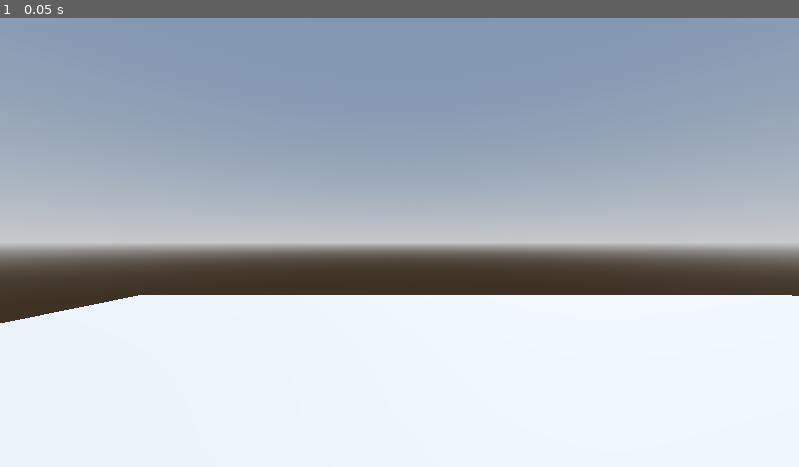
Above: before the commit, frame 1.
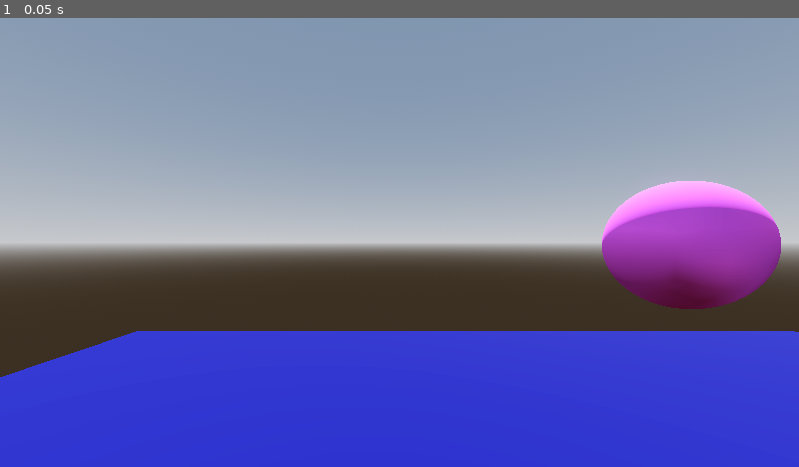
Above: after the commit, the same moment.

Repository: sjgillGit/GWJ-72
Game: Godot game, scene res://Main/main.tscn
The game is run twice, just before and just after one commit, with the same random seed, the same clock (stepped at 60 frames per second) and the same inputs.
Inputs:
- Up to frame 1 (0.05 s): no input

The runs differ from the first frame. In frame 1, 42% of the frame differs, in the area x 0-100%, y 36-100%.

Commit message:
Merging from main

Diff:
--- a/Main/main.tscn
+++ b/Main/main.tscn
@@ -1,6 +1,14 @@
-[gd_scene load_steps=6 format=3 uid="uid://ddstceosmps01"]
+[gd_scene load_steps=10 format=3 uid="uid://chlqm32ygjaun"]
 
 [ext_resource type="PackedScene" uid="uid://bsn01rtw5uxs1" path="res://Main/Player/Player.tscn" id="1_w3tok"]
+[ext_resource type="PackedScene" uid="uid://cvbxx1qf0nyrs" path="res://PrivateDevRoom/VampireCharacter.tscn" id="2_e6sri"]
+
+[sub_resource type="StandardMaterial3D" id="StandardMaterial3D_mq2mt"]
+albedo_color = Color(1, 0.380392, 1, 1)
+
+[sub_resource type="SphereMesh" id="SphereMesh_cn6cx"]
+lightmap_size_hint = Vector2i(17, 9)
+material = SubResource("StandardMaterial3D_mq2mt")
 
 [sub_resource type="ProceduralSkyMaterial" id="ProceduralSkyMaterial_lqo7k"]
 sky_horizon_color = Color(0.64625, 0.65575, 0.67075, 1)
@@ -15,9 +23,18 @@
 tonemap_mode = 2
 glow_enabled = true
 
+[sub_resource type="StandardMaterial3D" id="StandardMaterial3D_xpad1"]
+albedo_color = Color(0, 0, 0.403922, 1)
+
 [sub_resource type="BoxMesh" id="BoxMesh_dvvpo"]
+material = SubResource("StandardMaterial3D_xpad1")
 
 [node name="Main" type="Node3D"]
+
+[node name="Sphere" type="MeshInstance3D" parent="."]
+transform = Transform3D(1, 0, 0, 0, 1, 0, 0, 0, 1, 0.21767, 1.66184, -3.36034)
+mesh = SubResource("SphereMesh_cn6cx")
+skeleton = NodePath("")
 
 [node name="WorldEnvironment" type="WorldEnvironment" parent="."]
 environment = SubResource("Environment_6cujj")
@@ -31,4 +48,9 @@
 mesh = SubResource("BoxMesh_dvvpo")
 
 [node name="Node3D" parent="." instance=ExtResource("1_w3tok")]
-transform = Transform3D(1, 0, 0, 0, 1, 0, 0, 0, 1, -2, 0, -1)
+transform = Transform3D(1, 0, 0, 0, 1, 0, 0, 0, 1, -2, 1.0801, -1.03186)
+
+[node name="Marker3D" type="Marker3D" parent="."]
+transform = Transform3D(1, 0, 0, 0, 1, 0, 0, 0, 1, -7, 0, -7)
+
+[node name="VampireCharacter" parent="." instance=ExtResource("2_e6sri")]
--- a/project.godot
+++ b/project.godot
@@ -14,3 +14,14 @@
 run/main_scene="res://Main/main.tscn"
 config/features=PackedStringArray("4.2", "Forward Plus")
 config/icon="res://icon.svg"
+
+[input]
+
+ui_left={
+"deadzone": 0.5,
+"events": [Object(InputEventKey,"resource_local_to_scene":false,"resource_name":"","device":0,"window_id":0,"alt_pressed":false,"shift_pressed":false,"ctrl_pressed":false,"meta_pressed":false,"pressed":false,"keycode":4194319,"physical_keycode":0,"key_label":0,"unicode":0,"echo":false,"script":null)
+, Object(InputEventJoypadButton,"resource_local_to_scene":false,"resource_name":"","device":0,"button_index":13,"pressure":0.0,"pressed":false,"script":null)
+, Object(InputEventJoypadMotion,"resource_local_to_scene":false,"resource_name":"","device":0,"axis":0,"axis_value":-1.0,"script":null)
+, Object(InputEventKey,"resource_local_to_scene":false,"resource_name":"","device":-1,"window_id":0,"alt_pressed":false,"shift_pressed":false,"ctrl_pressed":false,"meta_pressed":false,"pressed":false,"keycode":0,"physical_keycode":65,"key_label":0,"unicode":97,"echo":false,"script":null)
+]
+}
Not shown, removed: PrivateDevRoom/Add this to your gitignore.txt
